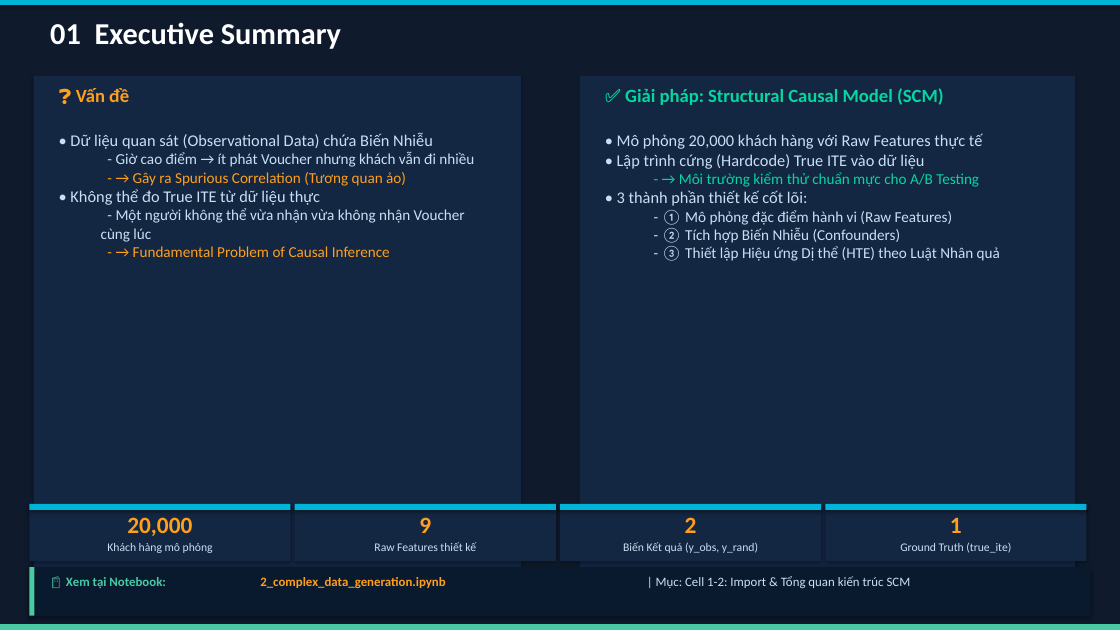
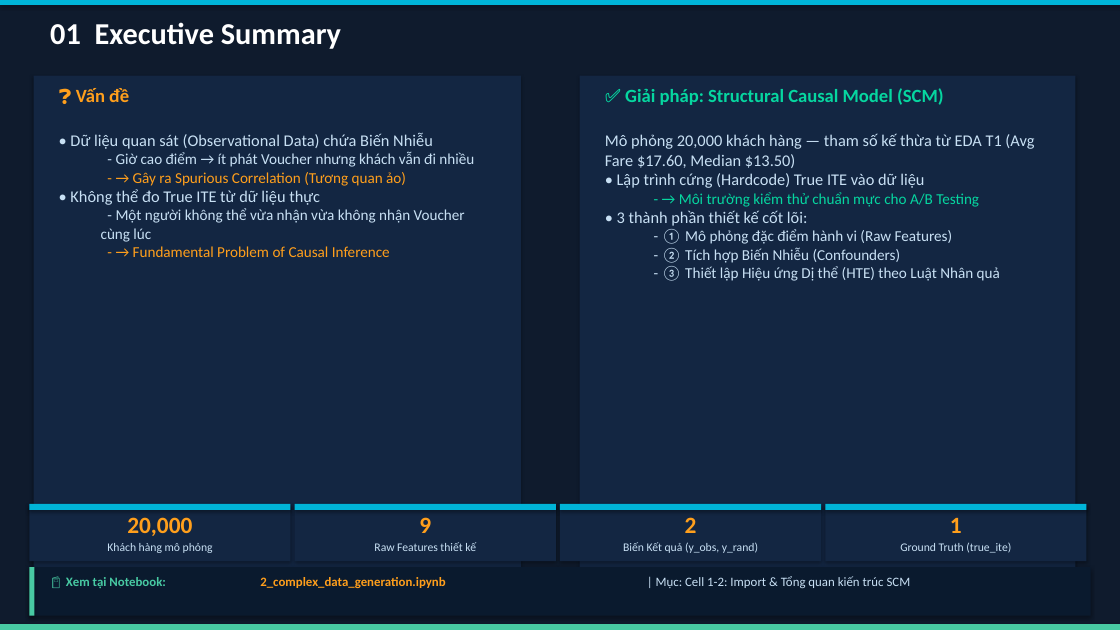
Before and after one commit to thaibuivan/GSM-promotion-experimentation, a slide deck: slide 2 of docs/Week2_Synthetic_Data_Deck_v2.pptx. Drawn at 1120x630 pixels with LibreOffice and Linux fonts; fonts in the diff are those of the drawing. Boxes give left, top, right and bottom in pixels: in the first picture for what was removed or moved away, otherwise in the second. Text is boxed around its words. In the diff, an @@ line names an element or a change of style, - is before the commit and + after.

```diff
--- a/docs/Week2_Synthetic_Data_Deck_v2.pptx
+++ b/docs/Week2_Synthetic_Data_Deck_v2.pptx
@@ text at box(605, 134, 1034, 168): text changed @@
-• Mô phỏng 20,000 khách hàng với Raw Features thực tế
+Mô phỏng 20,000 khách hàng — tham số kế thừa từ EDA T1 (Avg Fare $17.60, Median $13.50)
```
Also in this commit, not shown: 2 other slides changed, 7 other files.
